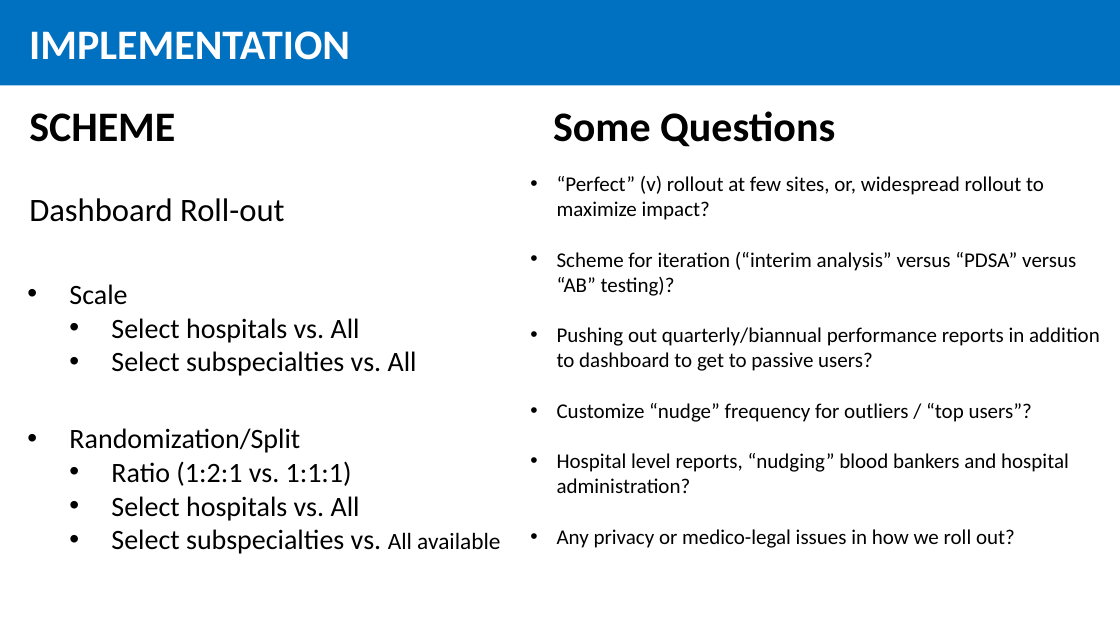
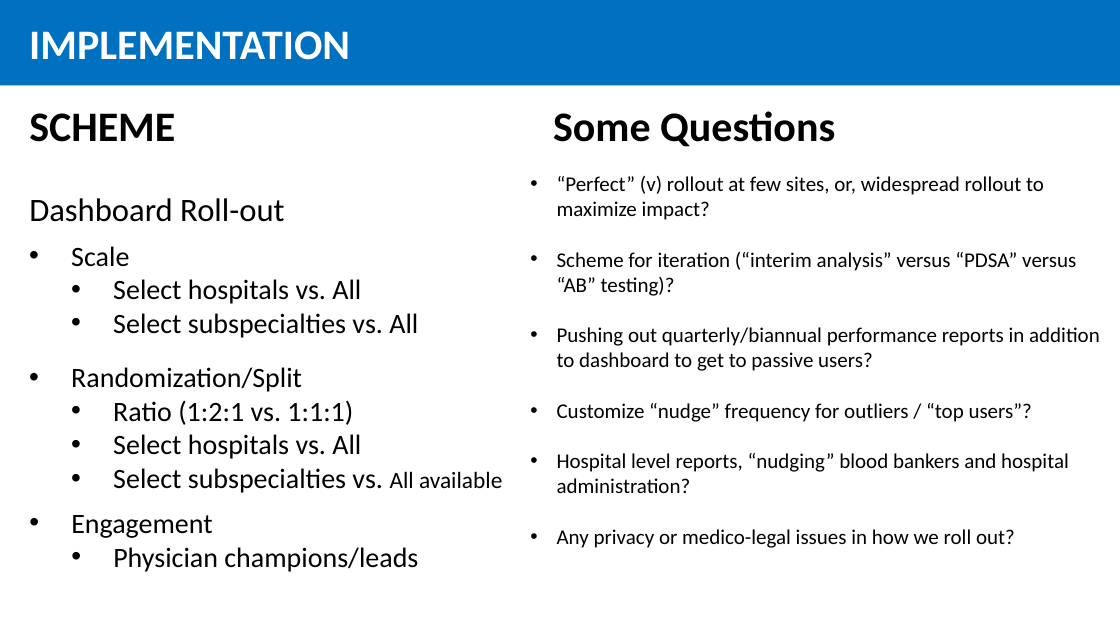
Before and after one commit to RazaS/GADGET_public, a slide deck: slide 8 of GADGET_Blueprint_1.pptx. Drawn at 1120x630 pixels with LibreOffice and Linux fonts; fonts in the diff are those of the drawing. Boxes give left, top, right and bottom in pixels: in the first picture for what was removed or moved away, otherwise in the second. Text is boxed around its words. In the diff, an @@ line names an element or a change of style, - is before the commit and + after.

```diff
--- a/GADGET_Blueprint_1.pptx
+++ b/GADGET_Blueprint_1.pptx
@@ text "Scale": place and size @@
-text "Scale" at (69,284,417,376)
+text "Scale" at (71,246,418,338)
@@ text "Randomization/Split": place and size @@
-text "Randomization/Split" at (69,428,500,554)
+text "Randomization/Split" at (71,367,502,493)
@@ text added at (71,515,418,572), 24 pt, text #000000 @@
+• Engagement
+  • Physician champions/leads
```
Also in this commit, not shown: 9 other slides changed, 1 other file.
